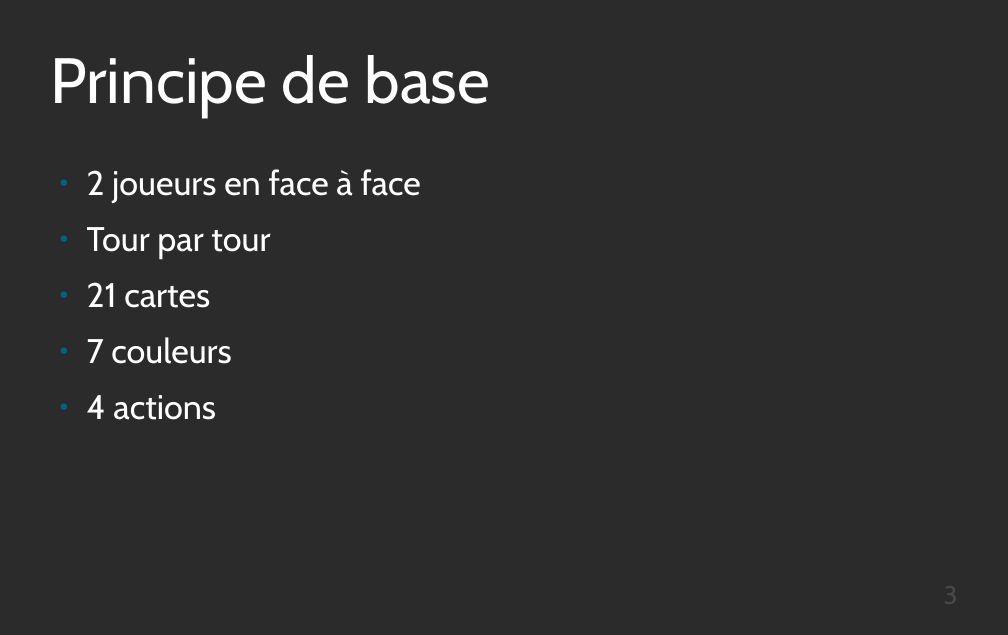
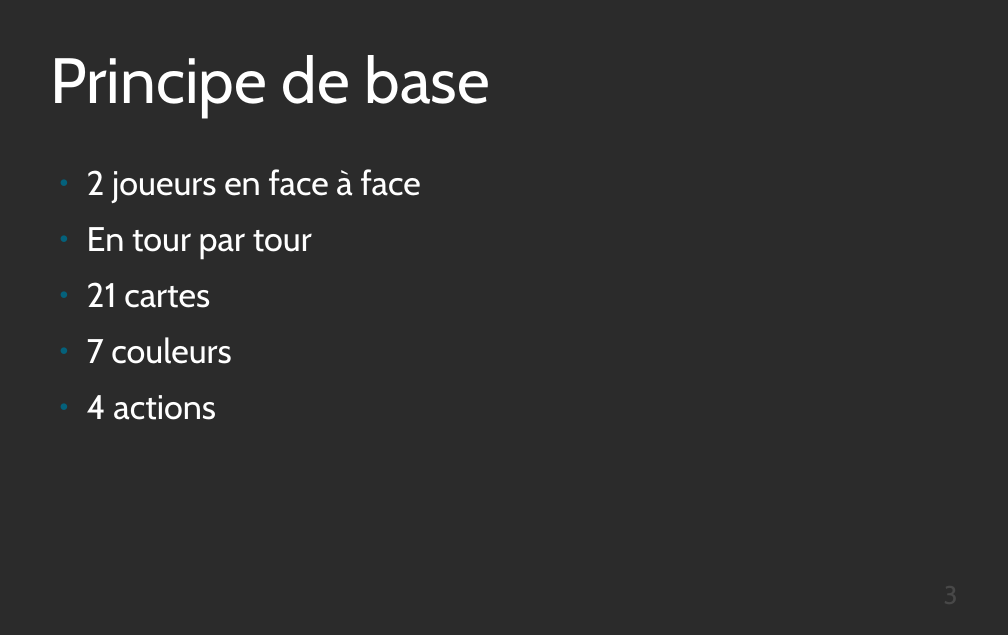
Before and after one commit to Triw-12/hanamikoji_solve, a slide deck: slide 3 of diaporama/Règles.odp. Drawn at 1008x635 pixels with LibreOffice and Linux fonts; fonts in the diff are those of the drawing; background and template pictures are left out; a plain dark background stands for a picture behind light text. Boxes give left, top, right and bottom in pixels: in the first picture for what was removed or moved away, otherwise in the second. Text is boxed around its words. In the diff, an @@ line names an element or a change of style, - is before the commit and + after.

```diff
--- a/diaporama/Règles.odp
+++ b/diaporama/Règles.odp
@@ text at (87,227,312,258): text changed @@
-● Tour par tour
+● En tour par tour
```
Also in this commit, not shown: 4 other slides changed, 2 slides added, 1 other file.
